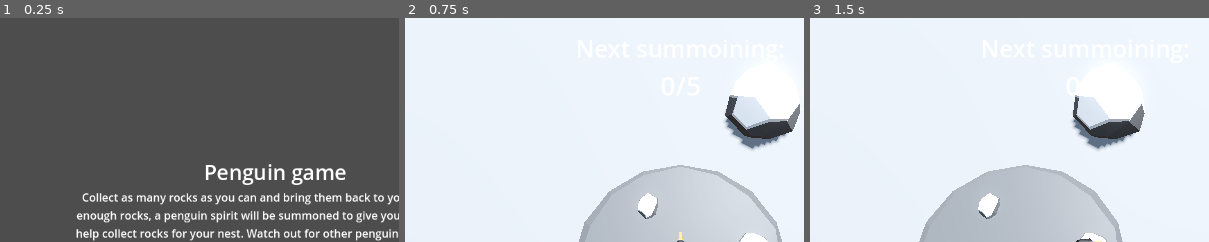
Above: before the commit, frames 1-3 (left to right).
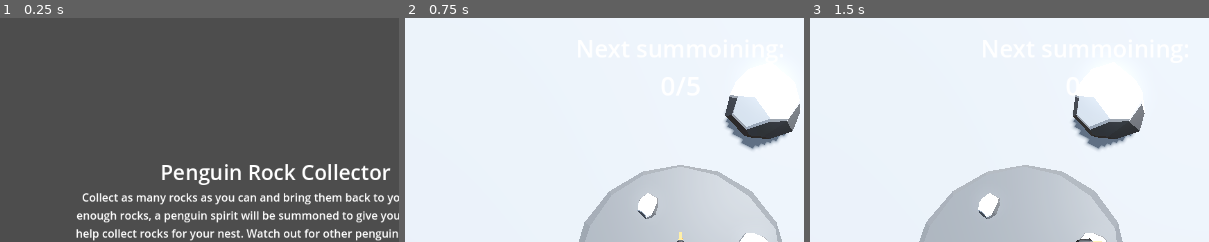
Above: after the commit, the same moments.

Repository: Edtg/Ludum-Dare-55
Game: Godot game, scene res://scenes/main.tscn
Same seed, same stepped clock (60 frames per second), same inputs: the game is played once before the commit and once after it.
Inputs:
- Up to frame 1 (0.25 s): no input
- Up to frame 2 (0.75 s): click "Play" at 0.5 s
- Up to frame 3 (1.5 s): hold D (move_right) from 1.28 s (still down); tap Space (slide) at 1.35 s
The pictures show only the part of the screen within x 16-65%, y 0-50%; the shares and areas given below are measured in that part.

The runs differ from the first frame. In frame 1, 2.0% of the frame differs, in the area x 40-98%, y 65-75%; in frame 2, nothing differs; in frame 3, nothing differs.

Commit message:
Updated startup text

Diff:
--- a/scenes/main.tscn
+++ b/scenes/main.tscn
@@ -24,26 +24,26 @@
 grow_vertical = 2
 size_flags_horizontal = 4
 
-[node name="Label" type="Label" parent="StartMenu/VBoxContainer"]
+[node name="Title" type="Label" parent="StartMenu/VBoxContainer"]
 layout_mode = 2
 theme_override_font_sizes/font_size = 30
-text = "Penguin game"
+text = "Penguin Rock Collector"
 horizontal_alignment = 1
 
-[node name="Label4" type="Label" parent="StartMenu/VBoxContainer"]
+[node name="Instructions" type="Label" parent="StartMenu/VBoxContainer"]
 custom_minimum_size = Vector2(600, 0)
 layout_mode = 2
 text = "Collect as many rocks as you can and bring them back to your nest. With enough rocks, a penguin spirit will be summoned to give you soemthing to help collect rocks for your nest. Watch out for other penguins that are also colecting rocks and might steal yours!"
 horizontal_alignment = 1
 autowrap_mode = 3
 
-[node name="Label2" type="Label" parent="StartMenu/VBoxContainer"]
+[node name="ControlsTitle" type="Label" parent="StartMenu/VBoxContainer"]
 layout_mode = 2
 theme_override_font_sizes/font_size = 24
 text = "Controls"
 horizontal_alignment = 1
 
-[node name="Label3" type="Label" parent="StartMenu/VBoxContainer"]
+[node name="Controls" type="Label" parent="StartMenu/VBoxContainer"]
 custom_minimum_size = Vector2(600, 0)
 layout_mode = 2
 text = "Use WASD to move and Space to slide."
